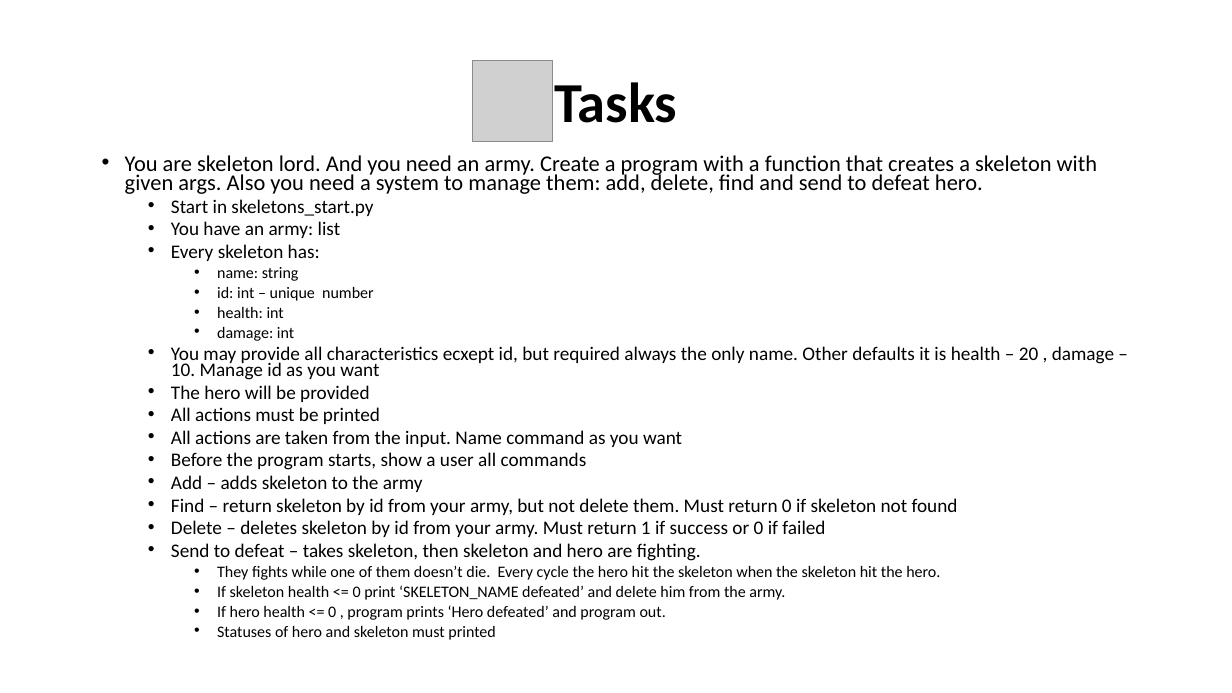
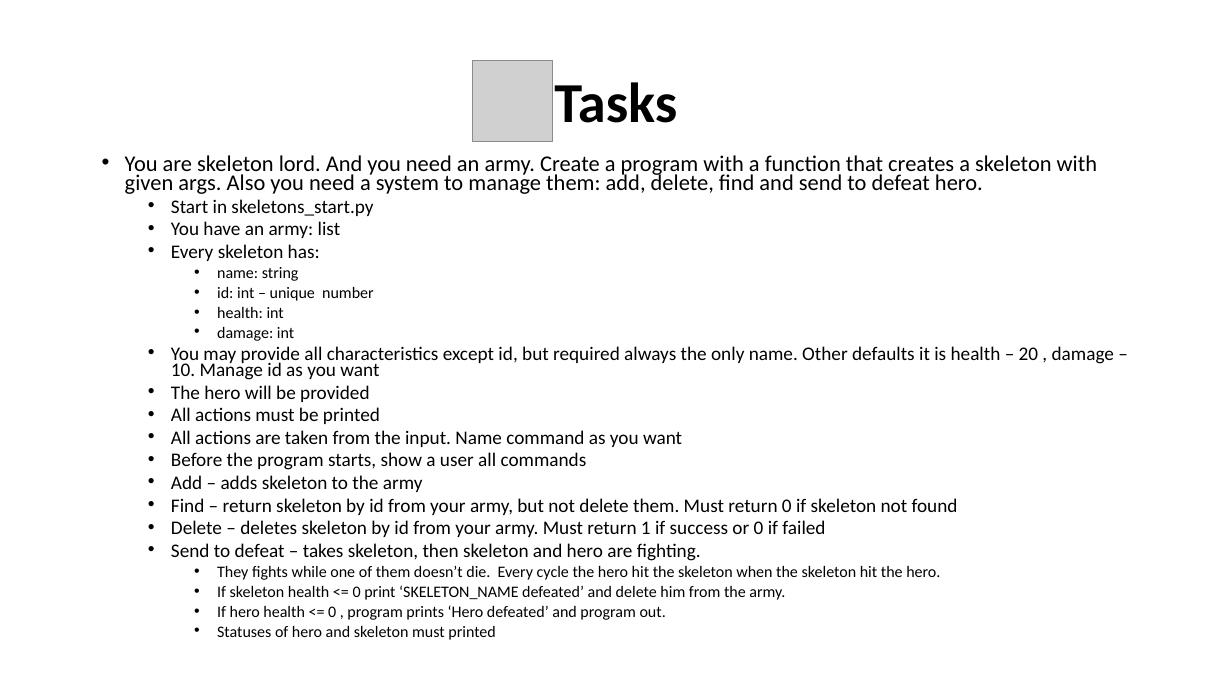
Before and after one commit to WonderLuc/brother-bootcamp, a slide deck: slide 59 of python 101/python_101.pptx (slide 54 before the commit). Drawn at 1232x693 pixels with LibreOffice and Linux fonts; fonts in the diff are those of the drawing; grey boxes stand for pictures; background and template pictures are left out. Boxes give left, top, right and bottom in pixels: in the first picture for what was removed or moved away, otherwise in the second. Text is boxed around its words. In the diff, an @@ line names an element or a change of style, - is before the commit and + after.

```diff
--- a/python 101/python_101.pptx
+++ b/python 101/python_101.pptx
@@ text at (171,346,1114,380): text changed @@
-  • You may provide all characteristics ecxept id, but required always the only name. Other defaults it is health – 20 , damage – 10. Manage id as you want
+  • You may provide all characteristics except id, but required always the only name. Other defaults it is health – 20 , damage – 10. Manage id as you want
```
Also in this commit, not shown: 5 slides added, 2 other files.
